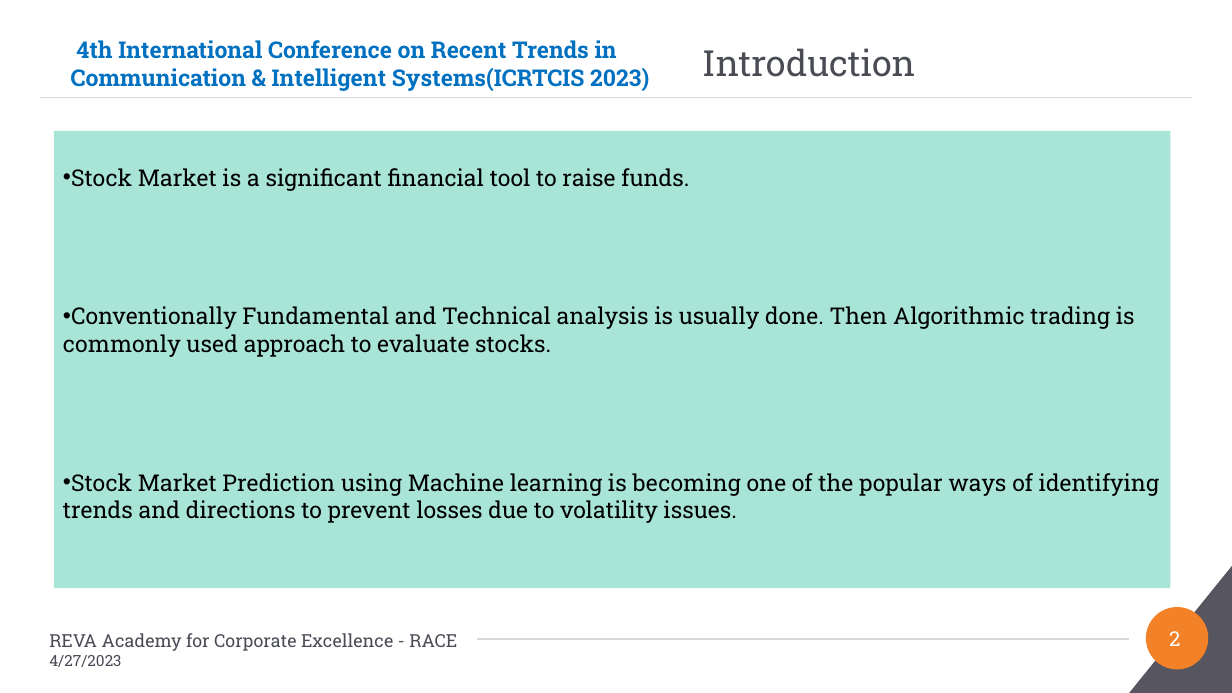
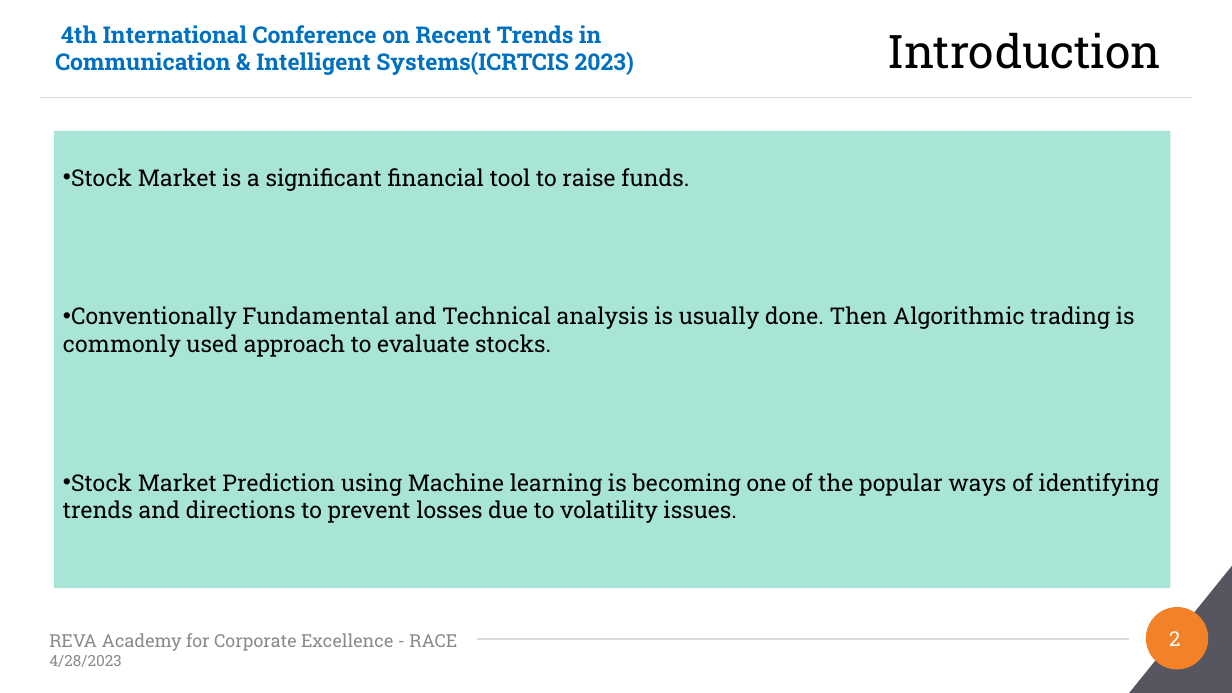
Before and after one commit to Embedded-org/ACCOMPLISHMENTS, a slide deck: slide 2 of RACE_CAPSTONE_PROJECT2/Conference_Paper2/PaperID-180_Direction Detection of Select Stocks with Machine Learning.pptx. Drawn at 1232x693 pixels with LibreOffice and Linux fonts; fonts in the diff are those of the drawing; background and template pictures are left out. Boxes give left, top, right and bottom in pixels: in the first picture for what was removed or moved away, otherwise in the second. Text is boxed around its words. In the diff, an @@ line names an element or a change of style, - is before the commit and + after.

```diff
--- a/RACE_CAPSTONE_PROJECT2/Conference_Paper2/PaperID-180_Direction Detection of Select Stocks with Machine Learning.pptx
+++ b/RACE_CAPSTONE_PROJECT2/Conference_Paper2/PaperID-180_Direction Detection of Select Stocks with Machine Learning.pptx
@@ text "4th International Conference on Recent ...": place and size @@
-text "4th International Conference on Recent ..." at (71, 40, 649, 91)
+text "4th International Conference on Recent ..." at (55, 25, 634, 75)
@@ title "Introduction": place and size @@
-title "Introduction" at (702, 48, 915, 77)
+title "Introduction" at (887, 32, 1161, 69)
@@ title "Introduction" at (887, 32, 1161, 69): size 28 to 36 pt, text colour #4A4C55 to #000000 @@
@@ text at (49, 655, 121, 667): text changed; text colour #4A4C55 to #8C8C8C @@
-4/27/2023
+4/28/2023
@@ text at (49, 633, 457, 651): text colour #4A4C55 to #8C8C8C in "REVA Academy for Corporate Excellence - RACE" @@
```
Also in this commit, not shown: 22 other slides changed.
